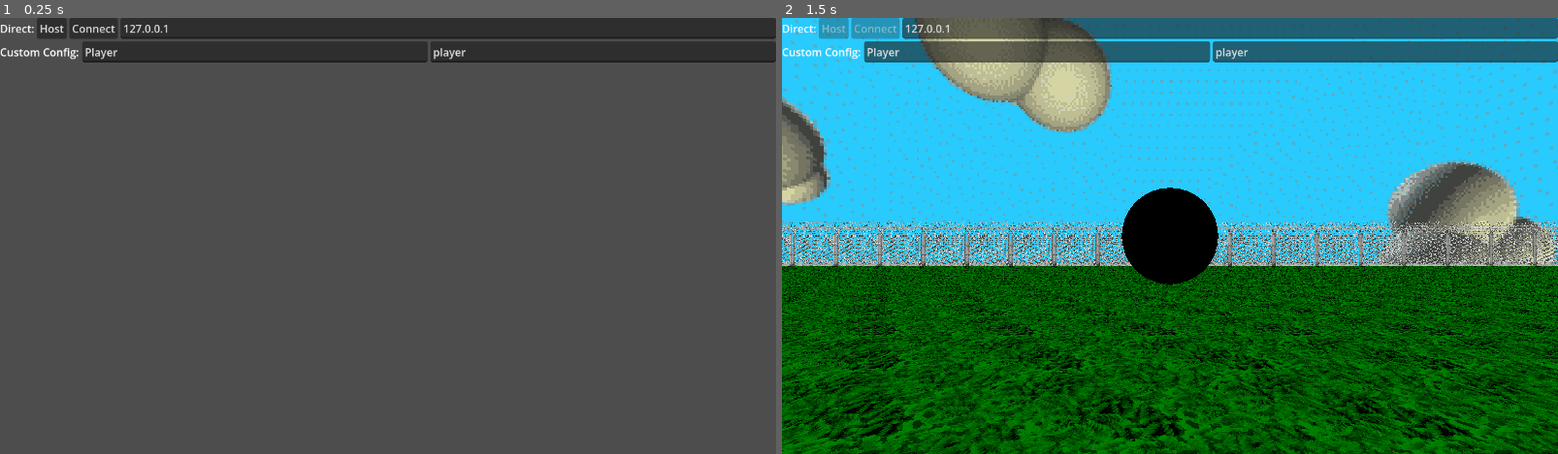
Above: before the commit, frames 1-2 (left to right).
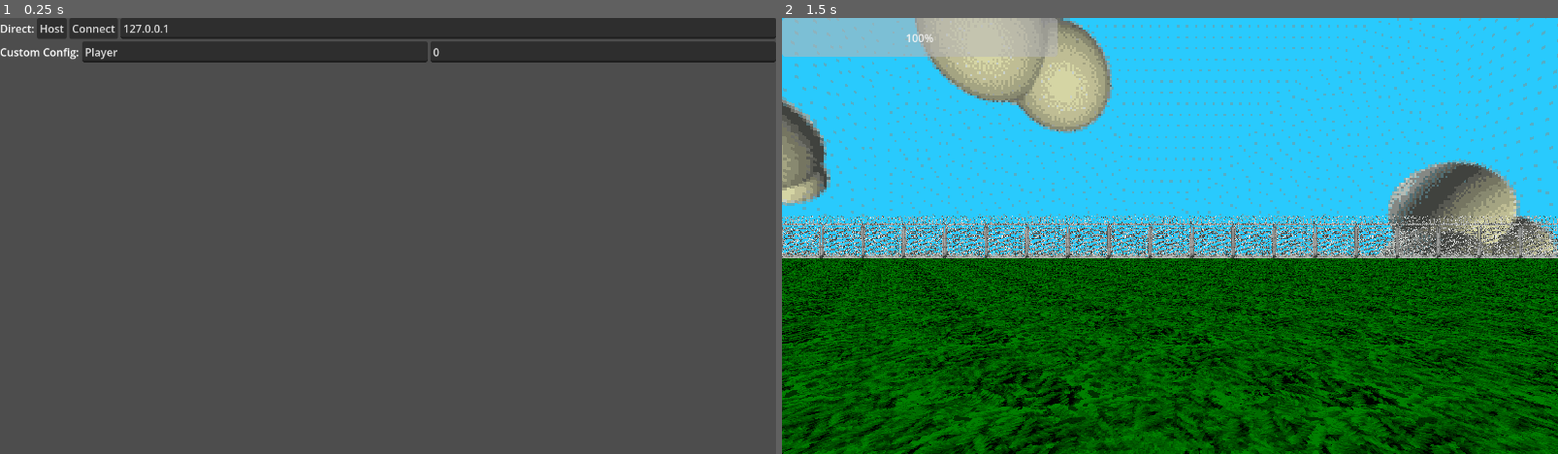
Above: after the commit, the same moments.

Repository: SalticHash/BaldiOnline2
Game: Godot game, scene res://multiplayer/multiplayer.tscn
Same seed, same stepped clock (60 frames per second), same inputs: the game is played once before the commit and once after it.
Inputs (mouse positions are in pixels of both pictures, inside the frame that each line leads up to):
- Up to frame 1 (0.25 s): no input
- Up to frame 2 (1.5 s): click "Host" at 0.5 s; move the mouse to (1340, 214) at 1.27 s; hold D (right) from 1.28 s (still down); hold Shift (run) from 1.28 s (still down)

The runs differ from the first frame. In frame 1, less than 0.1% of the frame differs, in the area x 55-60%, y 6-10%; in frame 2, 44%, in the area x 0-100%, y 0-100%.

Commit message:
Player & Baldi
Player still no inventory
Baldi still no catch

Diff:
--- a/characters/baldi/baldi.gd
+++ b/characters/baldi/baldi.gd
@@ -1 +1,36 @@
 extends BaseController
+
+const SPEED: float = 300.0
+
+var slapping: bool = false
+var slap_buffer: float = 0.0
+var slap_interval: float = 0.0
+const SLAP_BUFFER: float = 0.25
+const SLAP_INTERVAL: float = 0.25
+func _physics_process(delta: float) -> void:
+	if !is_multiplayer_authority(): return
+
+	slap_buffer -= delta
+	slap_interval -= delta
+	if slapping and slap_interval <= 0.0:
+		slap_buffer = SLAP_BUFFER
+		slap_interval = SLAP_INTERVAL
+		slap_effect.rpc()
+	if slap_buffer > 0.0:
+		var direction := (transform.basis * Vector3.FORWARD).normalized()
+		velocity = direction * SPEED * delta
+	else:
+		velocity = Vector3.ZERO
+
+	move_and_slide()
+
+
+@rpc("authority", "call_local", "reliable")
+func slap_effect():
+	$Sprite.play("slap")
+	$SlapSound.play()
+
+func _process(_delta: float) -> void:
+	if multiplayer.get_unique_id() != id: return
+	$UI/Stamina.value = slap_interval
+	$UI.show()
--- a/characters/baldi/baldi.tscn
+++ b/characters/baldi/baldi.tscn
@@ -2,6 +2,107 @@
 
 [ext_resource type="PackedScene" uid="uid://civ8vhnxcx713" path="res://characters/base/base.tscn" id="1_pfkde"]
 [ext_resource type="Script" uid="uid://s5vog24nowk5" path="res://characters/baldi/baldi.gd" id="2_1rn1s"]
+[ext_resource type="Texture2D" uid="uid://diji7xksu00gl" path="res://characters/baldi/sprites/baldiSlap0.png" id="3_ae1l2"]
+[ext_resource type="Texture2D" uid="uid://da2xwlvjny2ci" path="res://characters/baldi/sprites/baldiSlap1.png" id="4_8fcnu"]
+[ext_resource type="Texture2D" uid="uid://cfvqtcx5wqit0" path="res://characters/baldi/sprites/baldiSlap2.png" id="5_suoda"]
+[ext_resource type="Texture2D" uid="uid://o5dps7tdynpm" path="res://characters/baldi/sprites/baldiSlap3.png" id="6_7uaf5"]
+[ext_resource type="Texture2D" uid="uid://dfpm731ou8wm8" path="res://characters/baldi/sprites/baldiSlap4.png" id="7_mgn76"]
+[ext_resource type="AudioStream" uid="uid://ctanpaq6wh7n6" path="res://characters/baldi/slap.wav" id="8_8irye"]
+[ext_resource type="Script" uid="uid://dc4r27qbo58jf" path="res://characters/baldi/input_sync.gd" id="9_8fcnu"]
 
-[node name="Baldi" unique_id=991214998 instance=ExtResource("1_pfkde")]
+[sub_resource type="SpriteFrames" id="SpriteFrames_jh3y0"]
+animations = [{
+"frames": [{
+"duration": 1.0,
+"texture": ExtResource("3_ae1l2")
+}, {
+"duration": 1.0,
+"texture": ExtResource("4_8fcnu")
+}, {
+"duration": 1.0,
+"texture": ExtResource("5_suoda")
+}, {
+"duration": 1.0,
+"texture": ExtResource("6_7uaf5")
+}, {
+"duration": 1.0,
+"texture": ExtResource("7_mgn76")
+}],
+"loop": 0,
+"name": &"slap",
+"speed": 12.0
+}]
+
+[sub_resource type="SceneReplicationConfig" id="SceneReplicationConfig_ae1l2"]
+properties/0/path = NodePath(".:slapping")
+properties/0/spawn = true
+properties/0/replication_mode = 1
+
+[sub_resource type="SceneReplicationConfig" id="SceneReplicationConfig_8fcnu"]
+properties/0/path = NodePath(".:rotation")
+properties/0/spawn = true
+properties/0/replication_mode = 1
+
+[sub_resource type="SceneReplicationConfig" id="SceneReplicationConfig_suoda"]
+properties/0/path = NodePath(".:slap_interval")
+properties/0/spawn = true
+properties/0/replication_mode = 1
+
+[sub_resource type="CapsuleShape3D" id="CapsuleShape3D_jh3y0"]
+radius = 0.06982422
+height = 0.7338867
+
+[node name="Baldi" unique_id=991214998 groups=["baldi"] instance=ExtResource("1_pfkde")]
+collision_layer = 4
 script = ExtResource("2_1rn1s")
+
+[node name="Camera" parent="." index="0" unique_id=1168804949]
+transform = Transform3D(1, 0, 0, 0, 1, 0, 0, 0, 1, 0, 0.63395, 0)
+
+[node name="NameLabel" parent="." index="1" unique_id=1285109512]
+transform = Transform3D(1, 0, 0, 0, 1, 0, 0, 0, 1, 0, 0.84, 0)
+
+[node name="Sprite" type="AnimatedSprite3D" parent="." index="2" unique_id=856986327]
+transform = Transform3D(1, 0, 0, 0, 1, 0, 0, 0, 1, 0, 0.384, 0)
+pixel_size = 0.003
+billboard = 2
+texture_filter = 0
+sprite_frames = SubResource("SpriteFrames_jh3y0")
+animation = &"slap"
+frame = 4
+frame_progress = 1.0
+
+[node name="SlapSound" type="AudioStreamPlayer3D" parent="." index="3" unique_id=1249167152]
+stream = ExtResource("8_8irye")
+volume_db = -30.0
+
+[node name="InputSync" type="MultiplayerSynchronizer" parent="." index="5" unique_id=880549000]
+replication_config = SubResource("SceneReplicationConfig_ae1l2")
+public_visibility = false
+script = ExtResource("9_8fcnu")
+
+[node name="PeerSync" type="MultiplayerSynchronizer" parent="." index="6" unique_id=52560936]
+replication_config = SubResource("SceneReplicationConfig_8fcnu")
+
+[node name="OwnerSync" type="MultiplayerSynchronizer" parent="." index="7" unique_id=540204516]
+replication_config = SubResource("SceneReplicationConfig_suoda")
+
+[node name="Collision" type="CollisionShape3D" parent="." index="8" unique_id=638826122]
+transform = Transform3D(1, 0, 0, 0, 1, 0, 0, 0, 1, 0, 0.36694336, 0)
+shape = SubResource("CapsuleShape3D_jh3y0")
+
+[node name="UI" type="Control" parent="." index="9" unique_id=1409917834]
+visible = false
+layout_mode = 3
+anchors_preset = 15
+anchor_right = 1.0
+anchor_bottom = 1.0
+grow_horizontal = 2
+grow_vertical = 2
+
+[node name="Stamina" type="ProgressBar" parent="UI" index="0" unique_id=1224675272]
+layout_mode = 0
+offset_right = 410.0
+offset_bottom = 58.0
+max_value = 1.0
+step = 0.001
--- /dev/null
+++ b/characters/baldi/input_sync.gd
@@ -0,0 +1,9 @@
+extends BaseInputSync
+
+func _process(_delta: float) -> void:
+	if !is_multiplayer_authority(): return
+		# TESTING code
+	if Input.mouse_mode != Input.MOUSE_MODE_CAPTURED:
+		return
+
+	player.slapping = Input.is_action_pressed("forward")
--- a/characters/base/base.gd
+++ b/characters/base/base.gd
@@ -2,14 +2,11 @@
 class_name BaseController
 
 var id: int = 0
-const SPEED: float = 60.0
 var username: String = ""
 @onready var camera: Camera3D = $Camera
 
 func _enter_tree() -> void:
 	$InputSync.set_multiplayer_authority(id)
-
-func _ready() -> void:
-	position.x += randf_range(-1, 1)
-	position.z += randf_range(-1, 1)
+	$PeerSync.set_multiplayer_authority(id)
+	$InputSync.set_visibility_for(1, true)
 	$NameLabel.text = username
--- a/characters/base/base.tscn
+++ b/characters/base/base.tscn
@@ -1,20 +1,11 @@
 [gd_scene format=3 uid="uid://civ8vhnxcx713"]
 
 [ext_resource type="Script" uid="uid://rytsvsfsc6a6" path="res://characters/base/base.gd" id="1_o12hc"]
-[ext_resource type="Script" uid="uid://dj5y5pjufoe0l" path="res://characters/base/input_sync.gd" id="2_wj330"]
 
 [sub_resource type="SceneReplicationConfig" id="SceneReplicationConfig_6tfhu"]
 properties/0/path = NodePath(".:position")
 properties/0/spawn = true
 properties/0/replication_mode = 1
-
-[sub_resource type="SceneReplicationConfig" id="SceneReplicationConfig_lc2iy"]
-properties/0/path = NodePath(".:rotation")
-properties/0/spawn = true
-properties/0/replication_mode = 1
-properties/1/path = NodePath(".:input_dir")
-properties/1/spawn = true
-properties/1/replication_mode = 2
 
 [node name="Base" type="CharacterBody3D" unique_id=991214998]
 script = ExtResource("1_o12hc")
@@ -29,7 +20,3 @@
 
 [node name="ServerSync" type="MultiplayerSynchronizer" parent="." unique_id=491288195]
 replication_config = SubResource("SceneReplicationConfig_6tfhu")
-
-[node name="InputSync" type="MultiplayerSynchronizer" parent="." unique_id=1842741868]
-replication_config = SubResource("SceneReplicationConfig_lc2iy")
-script = ExtResource("2_wj330")
--- a/characters/base/input_sync.gd
+++ b/characters/base/input_sync.gd
@@ -13,6 +13,7 @@
 
 
 func _input(event: InputEvent) -> void:
+
 	# TESTING code
 	if event is InputEventMouseButton and event.double_click:
 		Input.mouse_mode = Input.MOUSE_MODE_CAPTURED \
--- a/characters/player/input_sync.gd
+++ b/characters/player/input_sync.gd
@@ -6,3 +6,4 @@
 		player.input_dir = Vector2.ZERO
 		return
 	player.input_dir = Input.get_vector("left", "right", "forward", "backward")
+	player.running = Input.is_action_pressed("run")
--- a/characters/player/player.gd
+++ b/characters/player/player.gd
@@ -1,10 +1,36 @@
 extends BaseController
+
+const SPEED_RUN: float = 180.0
+const SPEED_WALK: float = 80.0
+const STAM_LOSS_SPEED: float = 0.25
+const STAM_GAIN_SPEED: float = 0.5
+var running: bool = false
+var stamina: float = 1.0 :
+	set(value):
+		stamina = clampf(value, 0.0, 1.0)
+
+func _enter_tree() -> void:
+	super()
+	$OwnerSync.set_visibility_for(id, true)
 
 var input_dir: Vector2 = Vector2.ZERO
 func _physics_process(delta: float) -> void:
 	if !is_multiplayer_authority(): return
 
+	if !input_dir: stamina += delta * STAM_GAIN_SPEED
+	elif running: stamina -= delta * STAM_LOSS_SPEED
+
+	var speed = SPEED_RUN if running and stamina > 0.0 else SPEED_WALK
 	var direction := (transform.basis * Vector3(input_dir.x, 0, input_dir.y)).normalized()
-	velocity = direction * SPEED * delta
+	velocity = direction * speed * delta
 
 	move_and_slide()
+
+func _process(_delta: float) -> void:
+	if multiplayer.get_unique_id() != id: return
+	$UI/Stamina.value = stamina
+	$UI.show()
+	if Input.is_action_just_pressed("click"):
+		var obj = $Camera/InteractRay.get_collider()
+		if obj and obj.is_in_group("door"):
+			obj.open_door.rpc_id(1)
--- a/characters/player/player.tscn
+++ b/characters/player/player.tscn
@@ -16,22 +16,82 @@
 radius = 0.10498047
 height = 0.6484375
 
+[sub_resource type="SceneReplicationConfig" id="SceneReplicationConfig_exd8k"]
+properties/0/path = NodePath(".:stamina")
+properties/0/spawn = true
+properties/0/replication_mode = 1
+
+[sub_resource type="SceneReplicationConfig" id="SceneReplicationConfig_5dc8e"]
+properties/0/path = NodePath(".:rotation")
+properties/0/spawn = true
+properties/0/replication_mode = 1
+
+[sub_resource type="SceneReplicationConfig" id="SceneReplicationConfig_xxgcw"]
+properties/0/path = NodePath(".:input_dir")
+properties/0/spawn = true
+properties/0/replication_mode = 1
+properties/1/path = NodePath(".:running")
+properties/1/spawn = true
+properties/1/replication_mode = 1
+
 [sub_resource type="CapsuleMesh" id="CapsuleMesh_jh3y0"]
 radius = 0.111816406
 height = 0.6699219
 
 [node name="Player" unique_id=991214998 instance=ExtResource("1_508ok")]
+collision_layer = 0
+collision_mask = 3
 script = ExtResource("2_xxgcw")
 
-[node name="MeshInstance3D2" type="MeshInstance3D" parent="Camera" parent_id_path=PackedInt32Array(1168804949) index="0" unique_id=1823499319]
-transform = Transform3D(1, 0, 0, 0, 1, 0, 0, 0, 1, 0, 0, -0.17525017)
+[node name="Camera" parent="." index="0" unique_id=1168804949]
+transform = Transform3D(1, 0, 0, 0, 1, 0, 0, 0, 1, 0, 0.51873744, 0)
+
+[node name="MeshInstance3D2" type="MeshInstance3D" parent="Camera" index="0" unique_id=1823499319]
+transform = Transform3D(1, 0, 0, 0, 1, 0, 0, 0, 1, 0, -0.19785616, -0.14419162)
 mesh = SubResource("SphereMesh_jh3y0")
 
+[node name="InteractRay" type="RayCast3D" parent="Camera" index="1" unique_id=2074744021]
+target_position = Vector3(0, 0, -1)
+collision_mask = 8
+hit_from_inside = true
+collide_with_areas = true
+collide_with_bodies = false
+
 [node name="CollisionShape3D2" type="CollisionShape3D" parent="." index="1" unique_id=1306059409]
+transform = Transform3D(1, 0, 0, 0, 1, 0, 0, 0, 1, 0, 0.33589804, 0)
 shape = SubResource("CapsuleShape3D_jh3y0")
 
-[node name="InputSync" parent="." index="4" unique_id=1842741868]
+[node name="NameLabel" parent="." index="2" unique_id=1285109512]
+transform = Transform3D(1, 0, 0, 0, 1, 0, 0, 0, 1, 0, 0.7688177, 0)
+
+[node name="OwnerSync" type="MultiplayerSynchronizer" parent="." index="4" unique_id=1385016999]
+replication_config = SubResource("SceneReplicationConfig_exd8k")
+public_visibility = false
+
+[node name="PeerSync" type="MultiplayerSynchronizer" parent="." index="5" unique_id=951314133]
+replication_config = SubResource("SceneReplicationConfig_5dc8e")
+
+[node name="InputSync" type="MultiplayerSynchronizer" parent="." index="6" unique_id=650982977]
+replication_config = SubResource("SceneReplicationConfig_xxgcw")
+public_visibility = false
 script = ExtResource("3_exd8k")
 
-[node name="MeshInstance3D2" type="MeshInstance3D" parent="." index="5" unique_id=12711661]
+[node name="MeshInstance3D2" type="MeshInstance3D" parent="." index="7" unique_id=12711661]
+transform = Transform3D(1, 0, 0, 0, 1, 0, 0, 0, 1, 0, 0.33589804, 0)
 mesh = SubResource("CapsuleMesh_jh3y0")
+
+[node name="UI" type="Control" parent="." index="8" unique_id=1681700583]
+visible = false
+layout_mode = 3
+anchors_preset = 15
+anchor_right = 1.0
+anchor_bottom = 1.0
+grow_horizontal = 2
+grow_vertical = 2
+
+[node name="Stamina" type="ProgressBar" parent="UI" index="0" unique_id=814329299]
+layout_mode = 0
+offset_right = 410.0
+offset_bottom = 58.0
+max_value = 1.0
+step = 0.001
--- a/level/map1.tscn
+++ b/level/map1.tscn
@@ -19,7 +19,7 @@
 shadow_enabled = true
 
 [node name="Players" type="Node3D" parent="." unique_id=516743745]
-transform = Transform3D(1, 0, 0, 0, 1, 0, 0, 0, 1, -2, 0.5, -16)
+transform = Transform3D(1, 0, 0, 0, 1, 0, 0, 0, 1, -2, 0, -16)
 
 [node name="School" parent="." unique_id=2136692982 instance=ExtResource("5_bds5c")]
 transform = Transform3D(1, 0, 0, 0, 1, 0, 0, 0, 1, 0, 0.352, 0)
--- a/multiplayer/multiplayer.gd
+++ b/multiplayer/multiplayer.gd
@@ -15,9 +15,8 @@
 
 	peer.create_server(8080, 4)
 	multiplayer.multiplayer_peer = peer
-	%Host.disabled = true
-	%Connect.disabled = true
-	player_connected(1, %Username.text, 0)
+	$UI.hide()
+	player_connected(1, %Username.text, int(%Type.text))
 
 
 @rpc("any_peer", "call_local", "reliable")
@@ -50,9 +49,8 @@
 
 	peer.create_client("127.0.0.1", 8080)
 	multiplayer.multiplayer_peer = peer
-	%Host.disabled = true
-	%Connect.disabled = true
+	$UI.hide()
 	await multiplayer.connected_to_server
-	player_connected.rpc_id(1, multiplayer.get_unique_id(), %Username.text, 0)
+	player_connected.rpc_id(1, multiplayer.get_unique_id(), %Username.text, int(%Type.text))
 
 	multiplayer.server_disconnected.connect(get_tree().quit)
--- a/multiplayer/multiplayer.tscn
+++ b/multiplayer/multiplayer.tscn
@@ -22,7 +22,7 @@
 script = ExtResource("4_kvucw")
 
 [node name="Players" type="Node3D" parent="World" unique_id=516743745]
-transform = Transform3D(1, 0, 0, 0, 1, 0, 0, 0, 1, -2, 0.5, -16)
+transform = Transform3D(1, 0, 0, 0, 1, 0, 0, 0, 1, -2, 0, -16)
 
 [node name="School" parent="World" unique_id=2136692982 instance=ExtResource("5_83gp4")]
 transform = Transform3D(1, 0, 0, 0, 1, 0, 0, 0, 1, 0, 0.352, 0)
@@ -94,9 +94,10 @@
 caret_blink_interval = 0.5
 
 [node name="Type" type="LineEdit" parent="UI/Net/Options2" unique_id=372782228]
+unique_name_in_owner = true
 layout_mode = 2
 size_flags_horizontal = 3
-text = "player"
+text = "0"
 placeholder_text = "Character"
 caret_blink = true
 caret_blink_interval = 0.5
--- a/project.godot
+++ b/project.godot
@@ -77,13 +77,17 @@
 }
 mouse_lock={
 "deadzone": 0.5,
-"events": [Object(InputEventKey,"resource_local_to_scene":false,"resource_name":"","device":-1,"window_id":0,"alt_pressed":false,"shift_pressed":false,"ctrl_pressed":false,"meta_pressed":false,"pressed":false,"keycode":0,"physical_keycode":4194305,"key_label":0,"unicode":0,"location":0,"echo":false,"script":null)
+"events": []
+}
+click={
+"deadzone": 0.2,
+"events": [Object(InputEventMouseButton,"resource_local_to_scene":false,"resource_name":"","device":-1,"window_id":0,"alt_pressed":false,"shift_pressed":false,"ctrl_pressed":false,"meta_pressed":false,"button_mask":1,"position":Vector2(611.46875, 31.617188),"global_position":Vector2(625.46875, 104.61719),"factor":1.0,"button_index":1,"canceled":false,"pressed":true,"double_click":false,"script":null)
 ]
 }
 
 [layer_names]
 
 3d_physics/layer_1="World"
-3d_physics/layer_2="Player"
-3d_physics/layer_3="Door"
-3d_physics/layer_4="Swinging Door"
+3d_physics/layer_2="World2"
+3d_physics/layer_3="Baldi"
+3d_physics/layer_4="Door"
--- a/school/objects/door/door.gd
+++ b/school/objects/door/door.gd
@@ -33,7 +33,7 @@
 	var spr_state = "_open" if state else "_close"
 	$Sprites/DoorSpriteBack.play(door_back + spr_state)
 	$Sprites/DoorSpriteFront.play(door_front + spr_state)
-	$Collisions/Solid/Collision.disabled = open
+	$Collisions/Solid/Collision.set_deferred("disabled", open)
 
 	if request: return
 	if state == false: $Sounds/Close.play()
@@ -51,3 +51,9 @@
 # Called when door timer closes (ON SERVER)
 func close_door():
 	change_state.rpc(false)
+
+
+func _on_body_entered(body: Node3D) -> void:
+	if !is_multiplayer_authority(): return
+	if body.is_in_group(&"baldi"):
+		open_door()
--- a/school/objects/door/door.tscn
+++ b/school/objects/door/door.tscn
@@ -19,9 +19,9 @@
 [sub_resource type="BoxShape3D" id="BoxShape3D_n1w0f"]
 size = Vector3(0.4, 0.88, 0.08)
 
-[node name="Door" type="Area3D" unique_id=1711912784]
-collision_layer = 4
-collision_mask = 2
+[node name="Door" type="Area3D" unique_id=1711912784 groups=["door"]]
+collision_layer = 8
+collision_mask = 4
 script = ExtResource("1_i13wh")
 
 [node name="Collisions" type="Node3D" parent="." unique_id=735002324]
@@ -45,7 +45,8 @@
 mesh = ExtResource("2_gk5ps")
 
 [node name="Solid" type="StaticBody3D" parent="Collisions" unique_id=1922654142]
-collision_mask = 2
+collision_layer = 2
+collision_mask = 0
 
 [node name="Collision" type="CollisionShape3D" parent="Collisions/Solid" unique_id=465962950]
 shape = SubResource("ConcavePolygonShape3D_ghlmo")
@@ -92,3 +93,5 @@
 
 [node name="ShutSound" type="AudioStreamPlayer3D" parent="." unique_id=288849244]
 stream = ExtResource("5_iffc6")
+
+[connection signal="body_entered" from="." to="." method="_on_body_entered"]
Not shown, added: characters/baldi/input_sync.gd.uid
